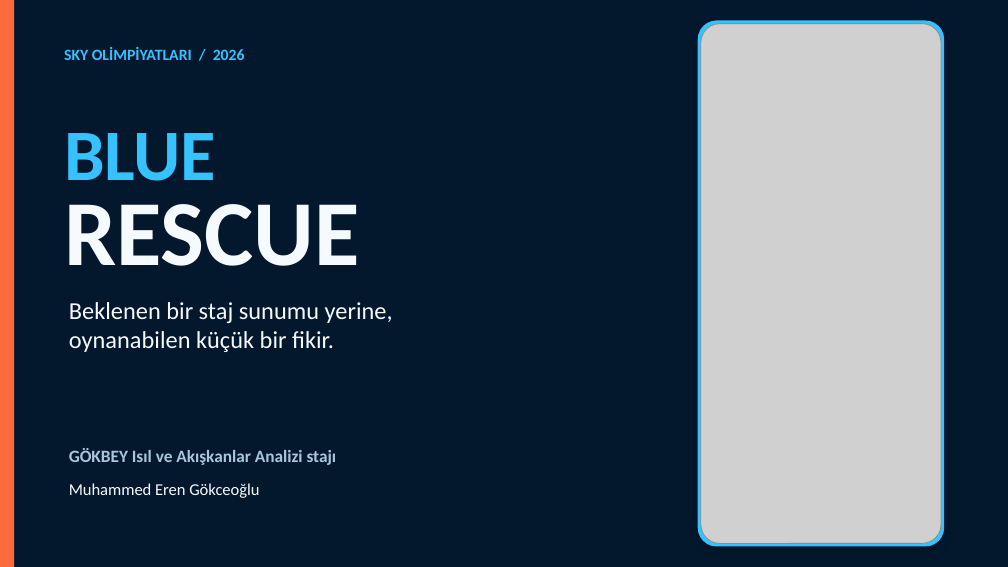
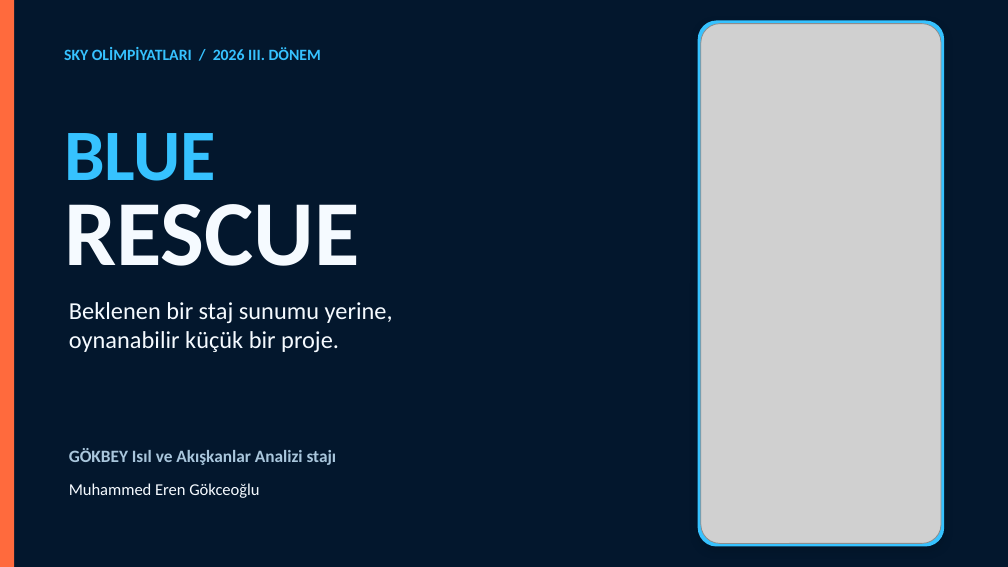
Before and after one commit to muhammederengokceogludarussi-ux/volitan-labs-website, a slide deck: slide 1 of public/presentations/Blue_Rescue_SKY_Olimpiyatlari_Sunumu.pptx. Drawn at 1008x567 pixels with LibreOffice and Linux fonts; fonts in the diff are those of the drawing; grey boxes stand for pictures. Boxes give left, top, right and bottom in pixels: in the first picture for what was removed or moved away, otherwise in the second. Text is boxed around its words. In the diff, an @@ line names an element or a change of style, - is before the commit and + after.

```diff
--- a/public/presentations/Blue_Rescue_SKY_Olimpiyatlari_Sunumu.pptx
+++ b/public/presentations/Blue_Rescue_SKY_Olimpiyatlari_Sunumu.pptx
@@ text at box(64, 47, 321, 60): text changed @@
-SKY OLİMPİYATLARI / 2026
+SKY OLİMPİYATLARI / 2026 III. DÖNEM
@@ text at box(69, 331, 339, 352): text changed @@
-oynanabilen küçük bir fikir.
+oynanabilir küçük bir proje.
```
Also in this commit, not shown: 6 other slides changed.
